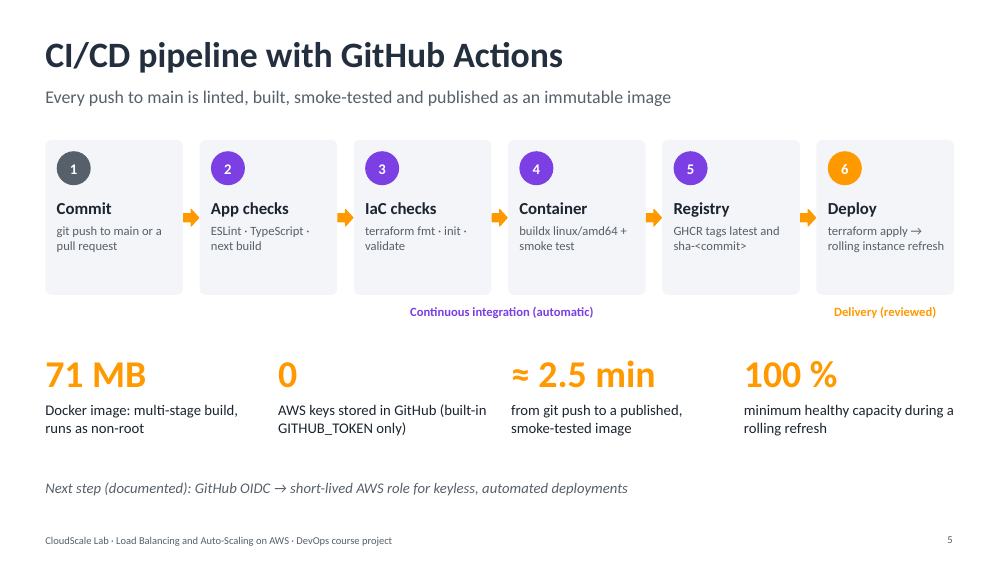
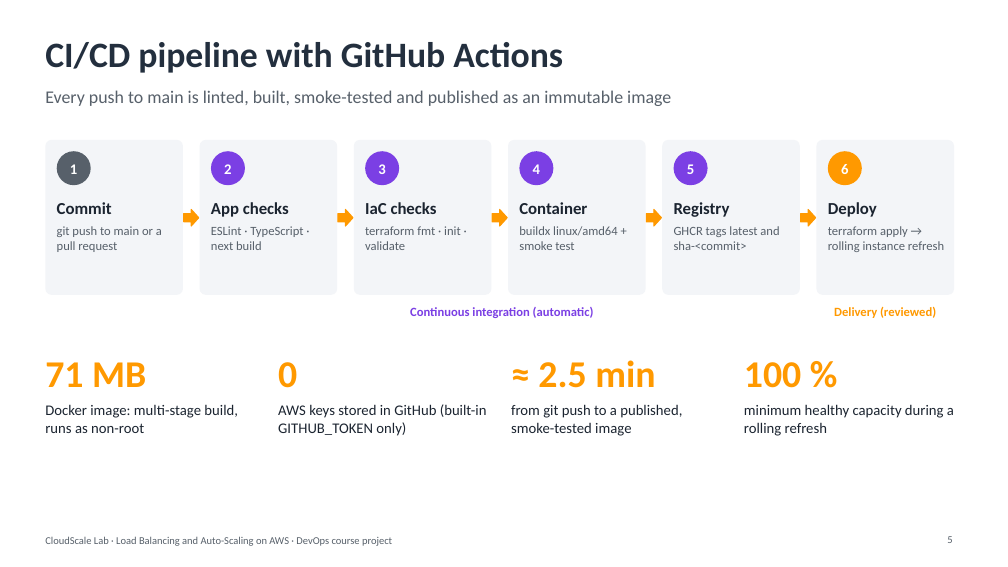
Before and after one commit to daniyal5293/cloudscale-lab, a slide deck: slide 5 of docs/CloudScale_Lab_Presentation.pptx. Drawn at 1008x567 pixels with LibreOffice and Linux fonts; fonts in the diff are those of the drawing. Boxes give left, top, right and bottom in pixels: in the first picture for what was removed or moved away, otherwise in the second. Text is boxed around its words. In the diff, an @@ line names an element or a change of style, - is before the commit and + after.

```diff
--- a/docs/CloudScale_Lab_Presentation.pptx
+++ b/docs/CloudScale_Lab_Presentation.pptx
@@ text removed at [45, 482, 628, 496] @@
-Next step (documented): GitHub OIDC → short-lived AWS role for keyless, automated deployments
```
Also in this commit, not shown: 4 other slides changed.
